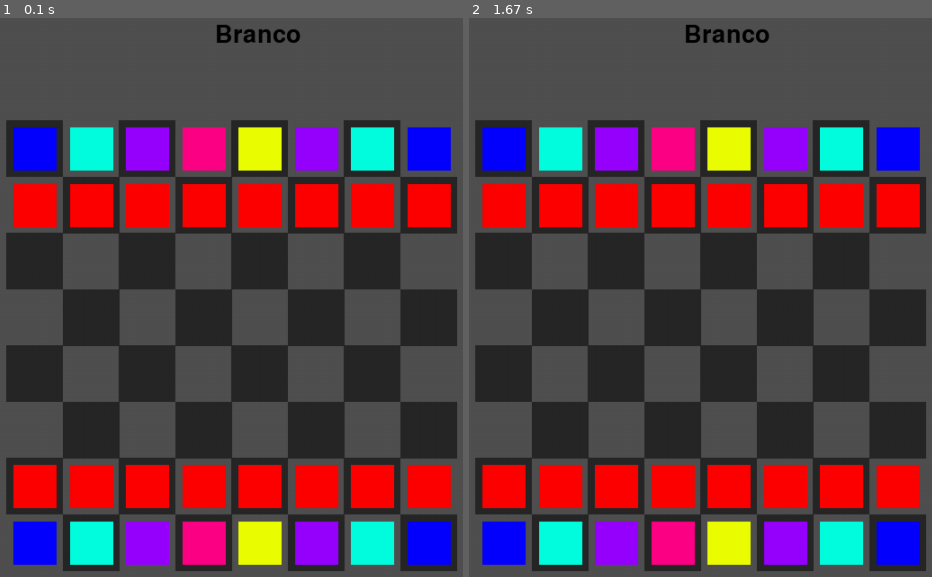
Above: before the commit, frames 1-2 (left to right).
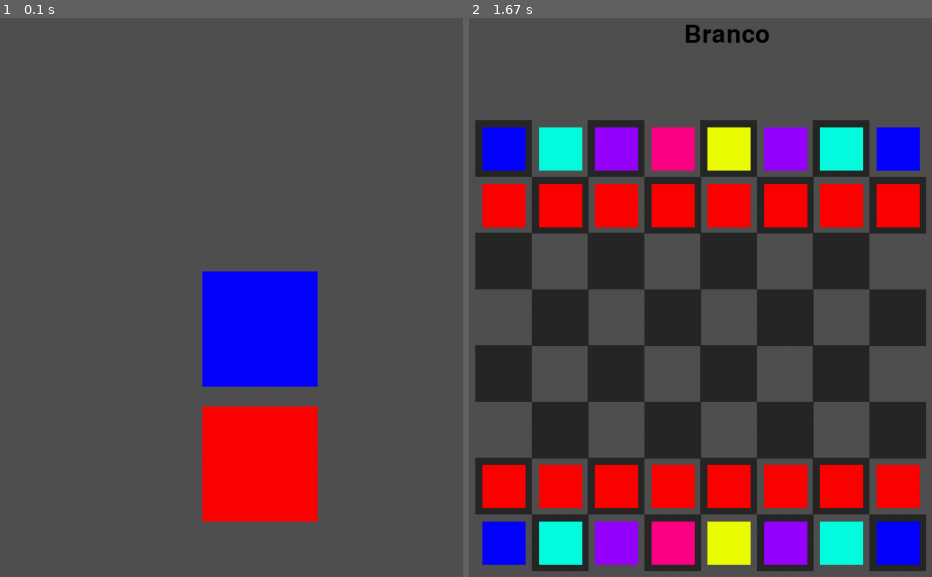
Above: after the commit, the same moments.

Repository: SrLeal42/Damas-Pygame
Game: pygame game, started from Main/Main.py
Two runs of this game, one before a commit and one after it. Both use one fixed random seed, a clock stepped at 60 frames per second and the inputs below.
Inputs (mouse positions are in pixels of both pictures, inside the frame that each line leads up to):
- Up to frame 1 (0.1 s): no input
- Up to frame 2 (1.67 s): click (728, 375) at 0.38 s; press the mouse at (672, 146) at 0.7 s; move the mouse to (732, 336) at 0.8 s; release the mouse at (797, 526) at 0.93 s; click (658, 560) at 1.55 s

The runs differ from the first frame. In frame 1, 54% of the frame differs, in the area x 1-99%, y 1-99%; in frame 2, nothing differs.

Commit message:
ADD: Iniciando Menu

Diff:
--- /dev/null
+++ b/Main/Classes/Button.py
@@ -0,0 +1,75 @@
+import pygame as PG
+
+
+
+class Button(PG.sprite.Sprite):
+
+    x = 0
+    y = 0
+
+    image_height = 0
+    image_width = 0
+
+    clicked = False
+    pressed = False
+    released = False
+
+    def __init__(self, x:int, y:int, pathImage:str, scale:float):
+        super().__init__()
+
+        self.x = x
+        self.y = y
+        self.SetSprite(pathImage,scale)
+        # image = PG.image.load(pathImage).convert_alpha()
+        # self.image = PG.transform.scale(image, ( int(image.get_width() * scale),int(image.get_height() * scale) ))
+        # self.rect = self.image.get_rect(center=(self.x, self.y))
+
+    def SetSprite(self,path:str, scale:float):
+        # image é um atributo da classe Sprite
+        self.image = PG.image.load(path).convert_alpha()
+
+        new_size = int(self.image.get_width() * scale)
+
+        self.image = PG.transform.scale(self.image, (new_size, new_size))
+
+        # rect té um atributo da classe Sprite
+        self.rect = self.image.get_rect(center=(self.x, self.y))
+
+        self.image_height = self.image.get_height()
+        self.image_width = self.image.get_width()
+
+    def Draw(self, window):
+        grupo_sprite = PG.sprite.Group(self)
+        grupo_sprite.draw(window)
+        # window.blit(self.image, (self.x,self.y))
+
+    def UpdateClick(self):
+        mouse_pos = PG.mouse.get_pos()
+
+        if (self.rect.collidepoint(mouse_pos)):
+
+            self.released = PG.mouse.get_pressed()[0] == 0 and self.pressed
+
+            self.clicked = PG.mouse.get_pressed()[0] == 1 and self.pressed == False
+
+            self.pressed = PG.mouse.get_pressed()[0] == 1
+
+    def ButtonHover(self):
+        mouse_pos = PG.mouse.get_pos()
+
+        scale = 1.1 if self.rect.collidepoint(mouse_pos) else 1
+
+        new_size = int(self.image_height *  scale)
+
+        self.image = PG.transform.scale(self.image, (new_size, new_size))
+
+        # rect té um atributo da classe Sprite
+        self.rect = self.image.get_rect(center=(self.x, self.y))
+
+
+
+
+    def DisplayButton(self, window):
+        self.Draw(window)
+        self.UpdateClick()
+        self.ButtonHover()
--- a/Main/Main.py
+++ b/Main/Main.py
@@ -3,6 +3,7 @@
 from Classes.Pecas import Peca
 from Classes.Tabuleiro import Tabuleiro
 from Classes.Game import Game
+from Classes.Button import Button
 
 
 PG.init()
@@ -12,7 +13,10 @@
 window = PG.display.set_mode((LARGURA,ALTURA))
 PG.display.set_caption("Damas")
 
-state = "gaming"
+state = "initialmenu"
+
+start_button = None
+quit_button = None
 
 current_game = None
 
@@ -129,16 +133,26 @@
     window.blit(text_render, (LARGURA/2 - 230, ALTURA/2 - 60))
 
 
-
-
-
-while(running):
-
-    window.fill(GRAY)
-
-
-
-    if (state == "gaming"):
+def GameState():
+    global running, state, window, current_game, peca_being_dragged, start_button, quit_button
+
+    if (state == "initialmenu"):
+        if (not start_button):
+            start_button = Button(LARGURA//2, ALTURA//2 -50, "Main/Sprites/Torre.png", 4)
+
+        if (not quit_button):
+            quit_button = Button(LARGURA//2, ALTURA//2 + 100, "Main/Sprites/Peao.png", 4)
+
+        start_button.DisplayButton(window)
+        quit_button.DisplayButton(window)
+
+        if (start_button.released):
+            state = "gaming"
+
+        if (quit_button.released):
+            running = False
+
+    elif (state == "gaming"):
 
         if (current_game == None):
             CreateGame("xadrez")
@@ -164,6 +178,13 @@
 
 
 
+
+
+while(running):
+
+    window.fill(GRAY)
+
+    GameState()
 
     for evento in PG.event.get():
         if evento.type == PG.QUIT:
